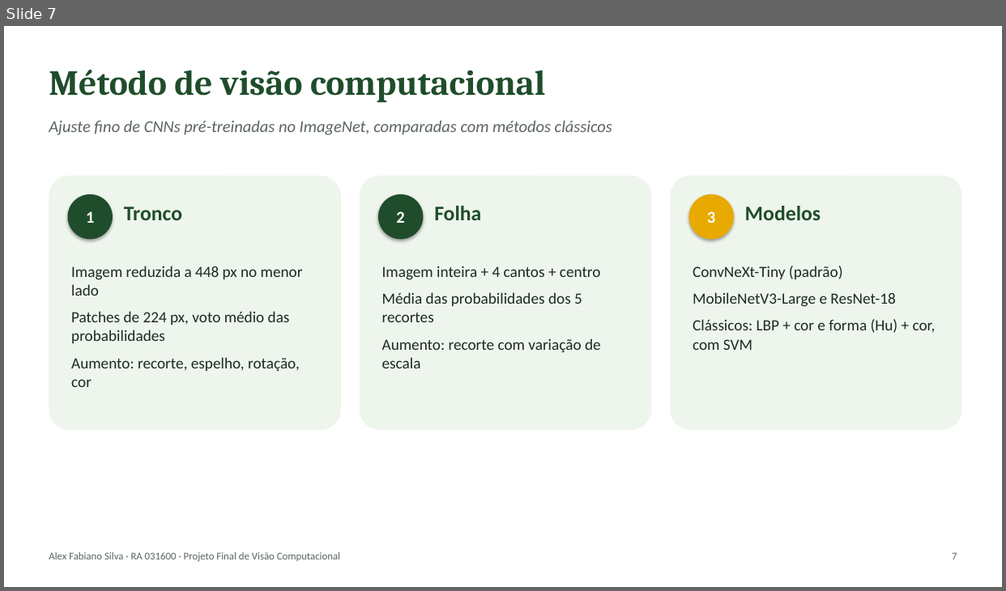
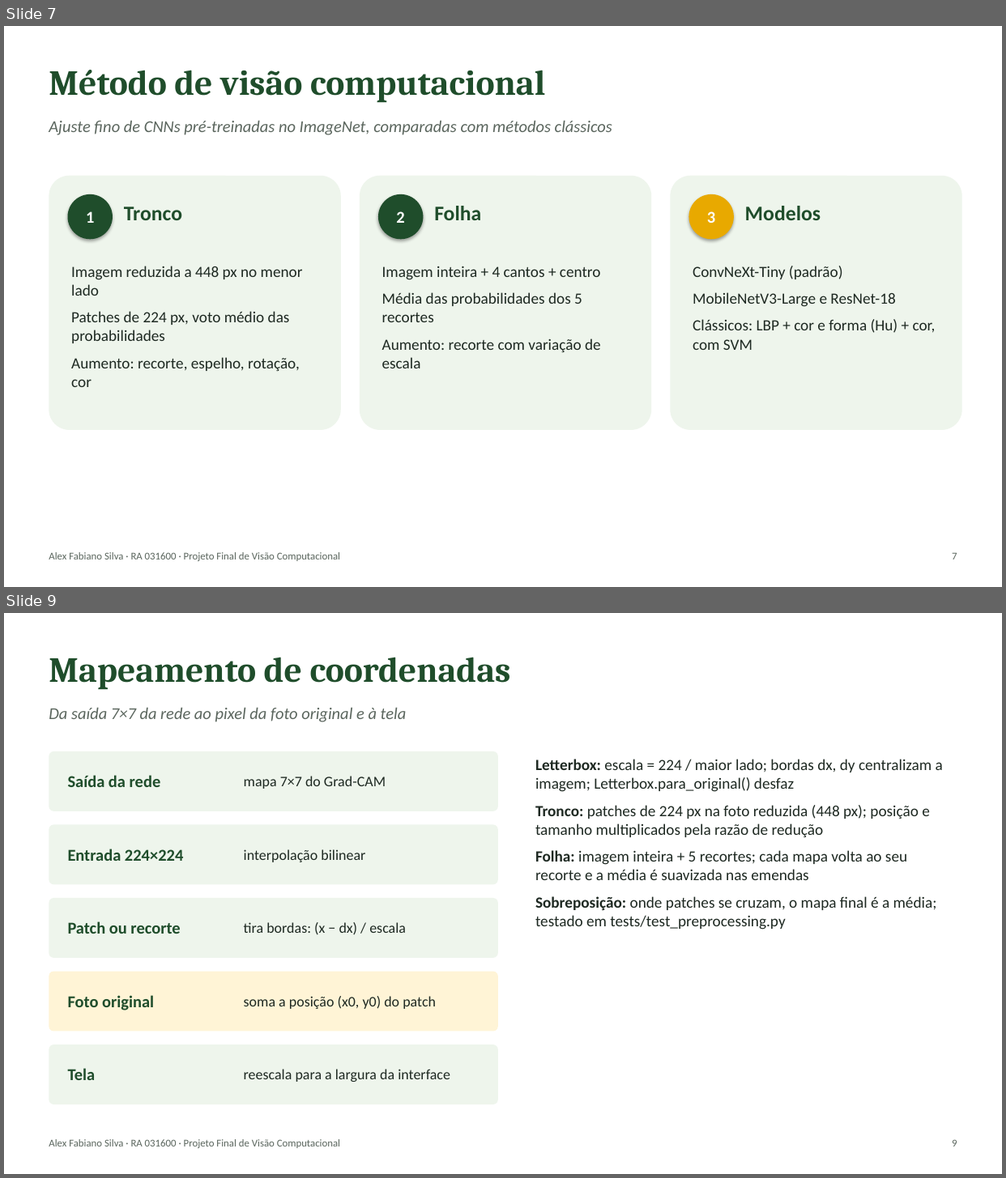
Before and after one commit to alexfabianomoc/Sistema-Interativo-de-Visao-Computacional-e-Inteligencia-Multimodal, a slide deck: docs/apresentacao/apresentacao.pptx. Shown one above the other, each under a label of ours: slide 7 before the commit, slides 7 and 9 after it; the slides between them are not shown. The pictures are 1006x591 and 1006x1178 pixels, drawn with LibreOffice and Linux fonts; fonts in the diff are those of the drawing. Boxes give left, top, right and bottom in pixels: in the first picture for what was removed or moved away, otherwise in the second. Text is boxed around its words. In the diff, an @@ line names an element or a change of style, - is before the commit and + after.

```diff
--- a/docs/apresentacao/apresentacao.pptx
+++ b/docs/apresentacao/apresentacao.pptx
@@ slide 9 added at (4,613,1002,1174), background #FFFFFF @@
@@ text added at (49,657,511,690), 34 pt, text #1F4D2B, bold @@
+Mapeamento de coordenadas
@@ text added at (49,707,407,722), 16 pt, text #5B665E, italic @@
+Da saída 7×7 da rede ao pixel da foto original e à tela
@@ rounded rectangle added at (49,752,498,811), fill #EEF5EC @@
@@ text added at (68,775,161,787), 16 pt, text #1F4D2B, bold @@
+Saída da rede
@@ text added at (244,776,386,789), 14 pt, text #1E2922 @@
+mapa 7×7 do Grad-CAM
@@ text added at (535,759,943,930), 15 pt, text #1E2922 @@
+Letterbox: escala = 224 / maior lado; bordas dx, dy centralizam a imagem; Letterbox.para_original() desfaz
+Tronco: patches de 224 px na foto reduzida (448 px); posição e tamanho multiplicados pela razão de redução
+Folha: imagem inteira + 5 recortes; cada mapa volta ao seu recorte e a média é suavizada nas emendas
+Sobreposição: onde patches se cruzam, o mapa final é a média; testado em tests/test_preprocessing.py
@@ rounded rectangle added at (49,825,498,884), fill #EEF5EC @@
@@ text added at (68,849,183,861), 16 pt, text #1F4D2B, bold @@
+Entrada 224×224
@@ text added at (244,850,365,862), 14 pt, text #1E2922 @@
+interpolação bilinear
@@ rounded rectangle added at (49,898,498,958), fill #EEF5EC @@
@@ text added at (68,922,180,934), 16 pt, text #1F4D2B, bold @@
+Patch ou recorte
@@ text added at (244,922,406,935), 14 pt, text #1E2922 @@
+tira bordas: (x − dx) / escala
@@ rounded rectangle added at (49,972,498,1032), fill #FFF4D6 @@
@@ text added at (68,995,154,1011), 16 pt, text #1F4D2B, bold @@
+Foto original
@@ text added at (244,996,436,1009), 14 pt, text #1E2922 @@
+soma a posição (x0, y0) do patch
@@ rounded rectangle added at (49,1045,498,1105), fill #EEF5EC @@
@@ text added at (68,1068,96,1080), 16 pt, text #1F4D2B, bold @@
+Tela
@@ text added at (244,1069,450,1082), 14 pt, text #1E2922 @@
+reescala para a largura da interface
@@ text added at (49,1139,340,1148), 10 pt, text #5B665E @@
+Alex Fabiano Silva · RA 031600 · Projeto Final de Visão Computacional
@@ text added at (952,1139,957,1147), 10 pt, text #5B665E @@
+9
```
Also in this commit, not shown: 13 slides changed, 2 other slides added, 4 other files.
